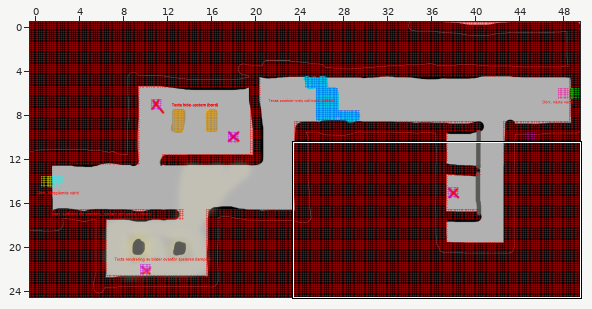
Level history. Tiled map: core/assets/Map/Test_world_3.tmx. Above, an overview of the earlier version with the close-up marked.
Close-up. Before the commit:
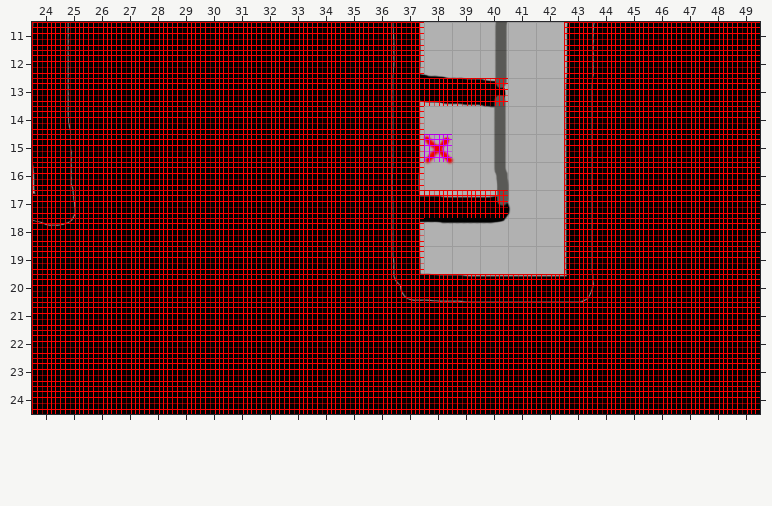
Cells are 32x32 px. Shown: x 24..49, y 11..24. The commit also changed other parts of the map, which this record leaves out.
The same view after the edit:
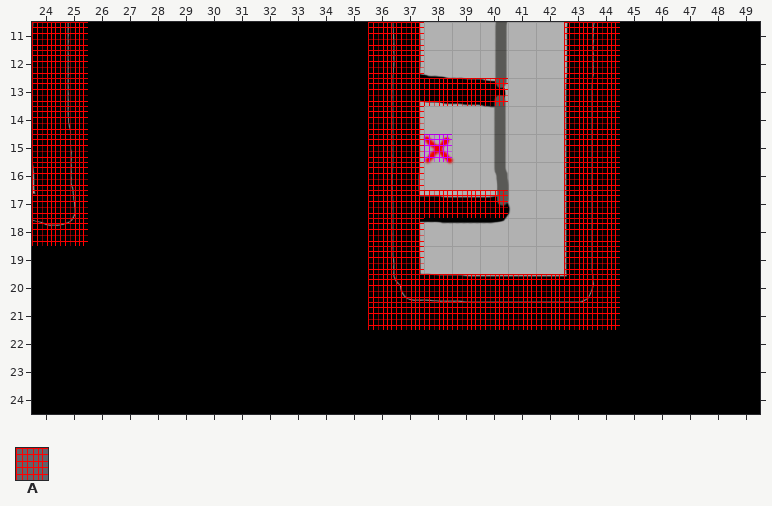
Key: from "mesh": A 4 "mesh_red".
_ is an empty cell.
Tiles replaced or removed in this view: A.
Author's note on the commit: The level now holds a nav mesh for zombies
The exact change:
Changed rows in their new state; . is an unchanged cell.
Layer "meta":
first column x 24:
11 ..__________........._____
12 ..__________........._____
13 ..__________........._____
14 ..__________........._____
15 ..__________........._____
16 ..__________........._____
17 ..__________........._____
18 ..__________........._____
19 ____________........._____
20 ____________........._____
21 ____________........._____
22 __________________________
23 __________________________
24 __________________________
